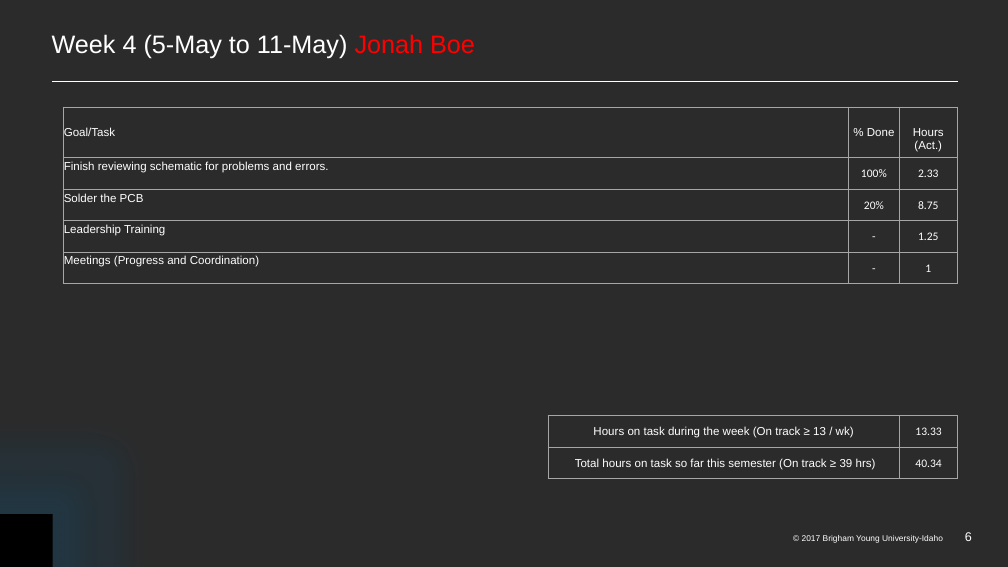
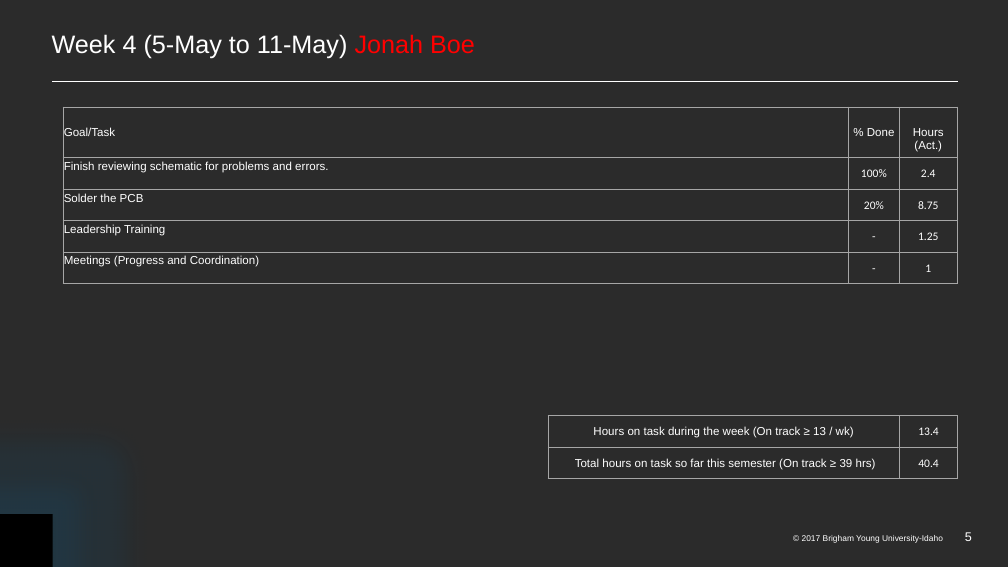
Before and after one commit to ECEN499-NASA/ECEN499-NASA.github.io, a slide deck: slide 6 of wigs/WIGS-W03.pptx (slide 7 before the commit). Drawn at 1008x567 pixels with LibreOffice and Linux fonts; fonts in the diff are those of the drawing; background and template pictures are left out; a plain dark background stands for a picture behind light text. Boxes give left, top, right and bottom in pixels: in the first picture for what was removed or moved away, otherwise in the second. Text is boxed around its words. In the diff, an @@ line names an element or a change of style, - is before the commit and + after.

```diff
--- a/wigs/WIGS-W03.pptx
+++ b/wigs/WIGS-W03.pptx
@@ table at [63,107,957,284] @@
-row 2, column 3: 2.33
+row 2, column 3: 2.4
@@ table at [548,416,958,479] @@
-row 1, column 2: 13.33
+row 1, column 2: 13.4
-row 2, column 2: 40.34
+row 2, column 2: 40.4
```
Also in this commit, not shown: 1 other slide changed, 4 slides removed, 25 other files.
